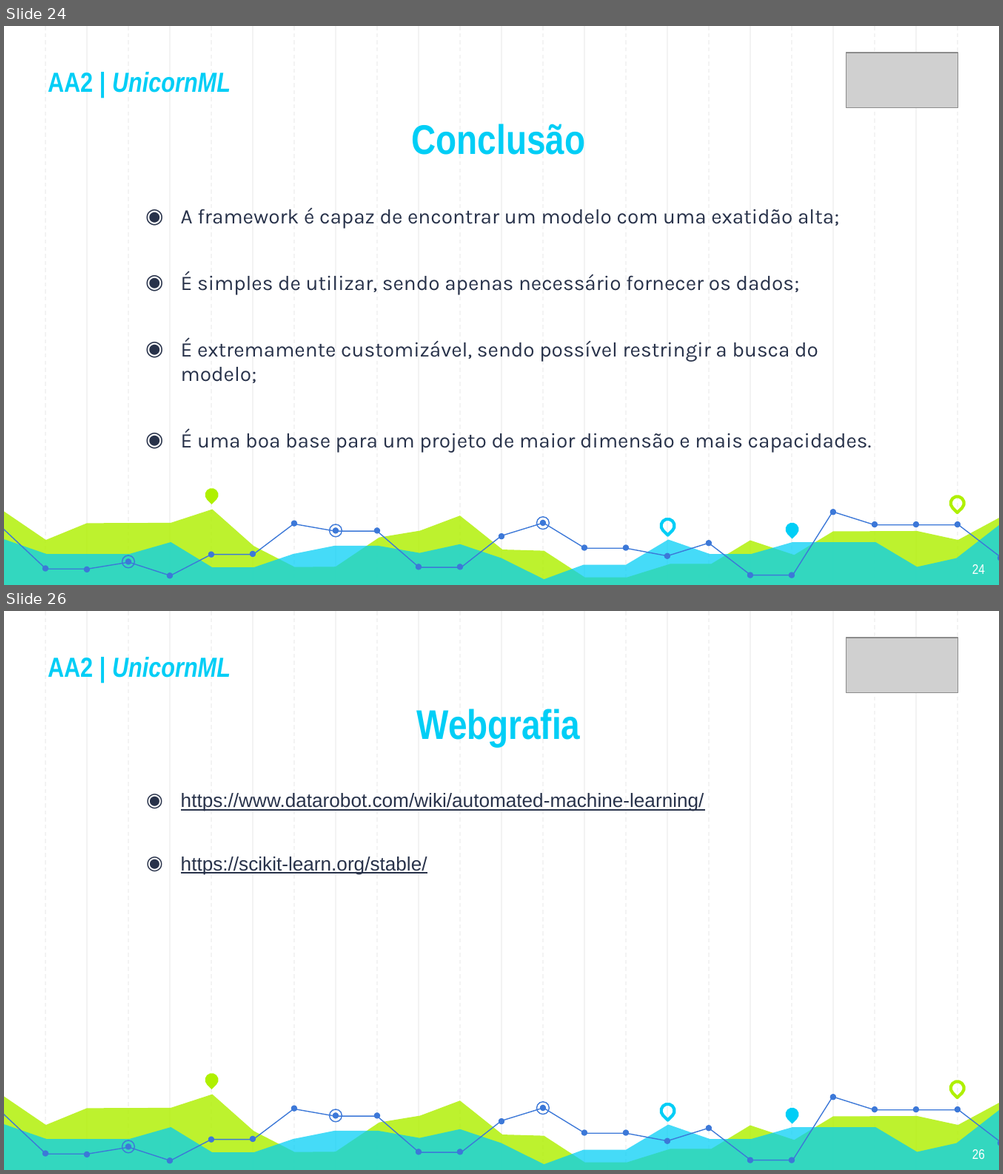
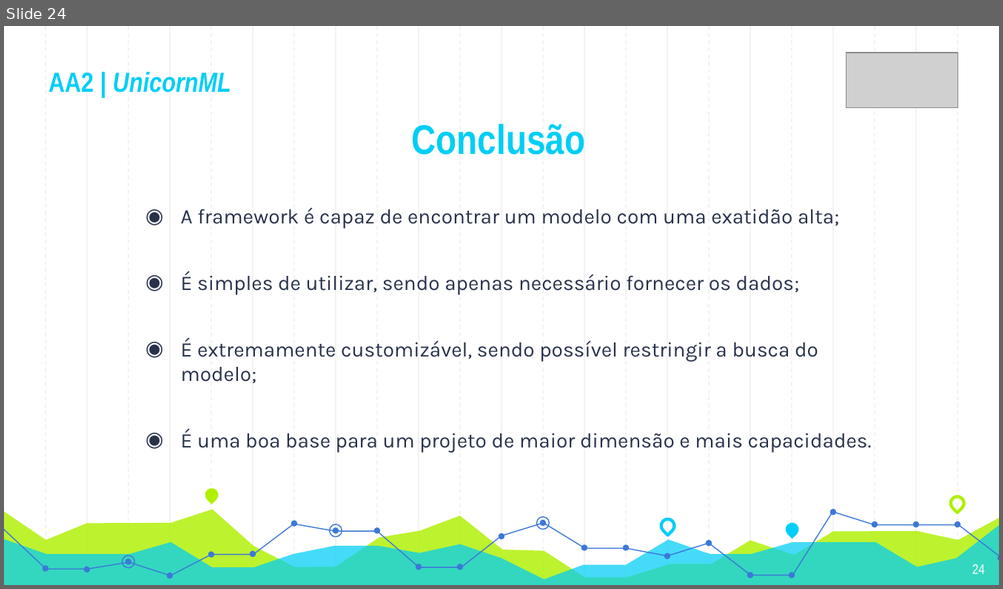
Before and after one commit to Nelson198/AA2, a slide deck: Presentation/Presentation.pptx. Shown one above the other, each under a label of ours: slides 24 and 26 before the commit, slide 24 after it; the slides between them are not shown. The pictures are 1003x1174 and 1003x589 pixels, drawn with LibreOffice and Linux fonts; fonts in the diff are those of the drawing; grey boxes stand for pictures. Boxes give left, top, right and bottom in pixels: in the first picture for what was removed or moved away, otherwise in the second. Text is boxed around its words. In the diff, an @@ line names an element or a change of style, - is before the commit and + after.

```diff
--- a/Presentation/Presentation.pptx
+++ b/Presentation/Presentation.pptx
@@ slide 26 removed at box(4, 611, 999, 1170), background #FFFFFF; not listed: 59 template elements that a slide beside it also shows @@
@@ picture removed at box(846, 638, 958, 694) @@
@@ title removed at box(48, 657, 230, 678) @@
-AA2 | UnicornML
@@ title removed at box(417, 709, 580, 746) @@
-Webgrafia
@@ text removed at box(181, 793, 704, 874) @@
-◉ https://www.datarobot.com/wiki/automated-machine-learning/
-◉ https://scikit-learn.org/stable/
@@ page number removed at box(972, 1150, 984, 1159) @@
-26
```
Also in this commit, not shown: 12 slides changed, 1 slide added, 2 other slides removed.
